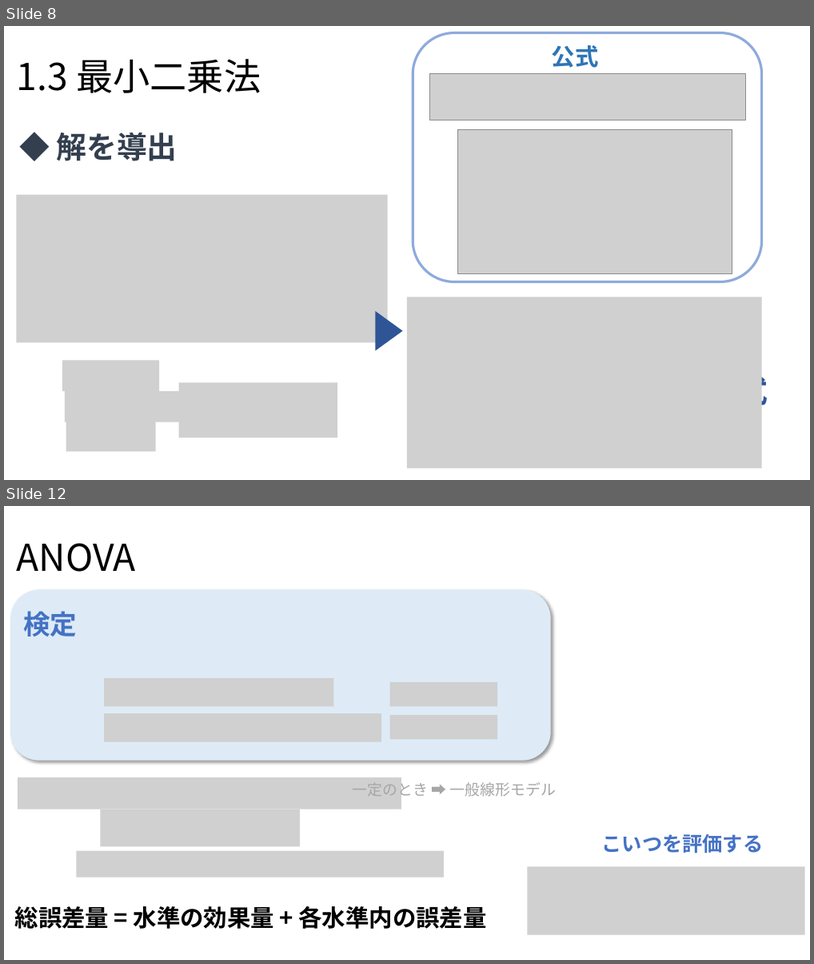
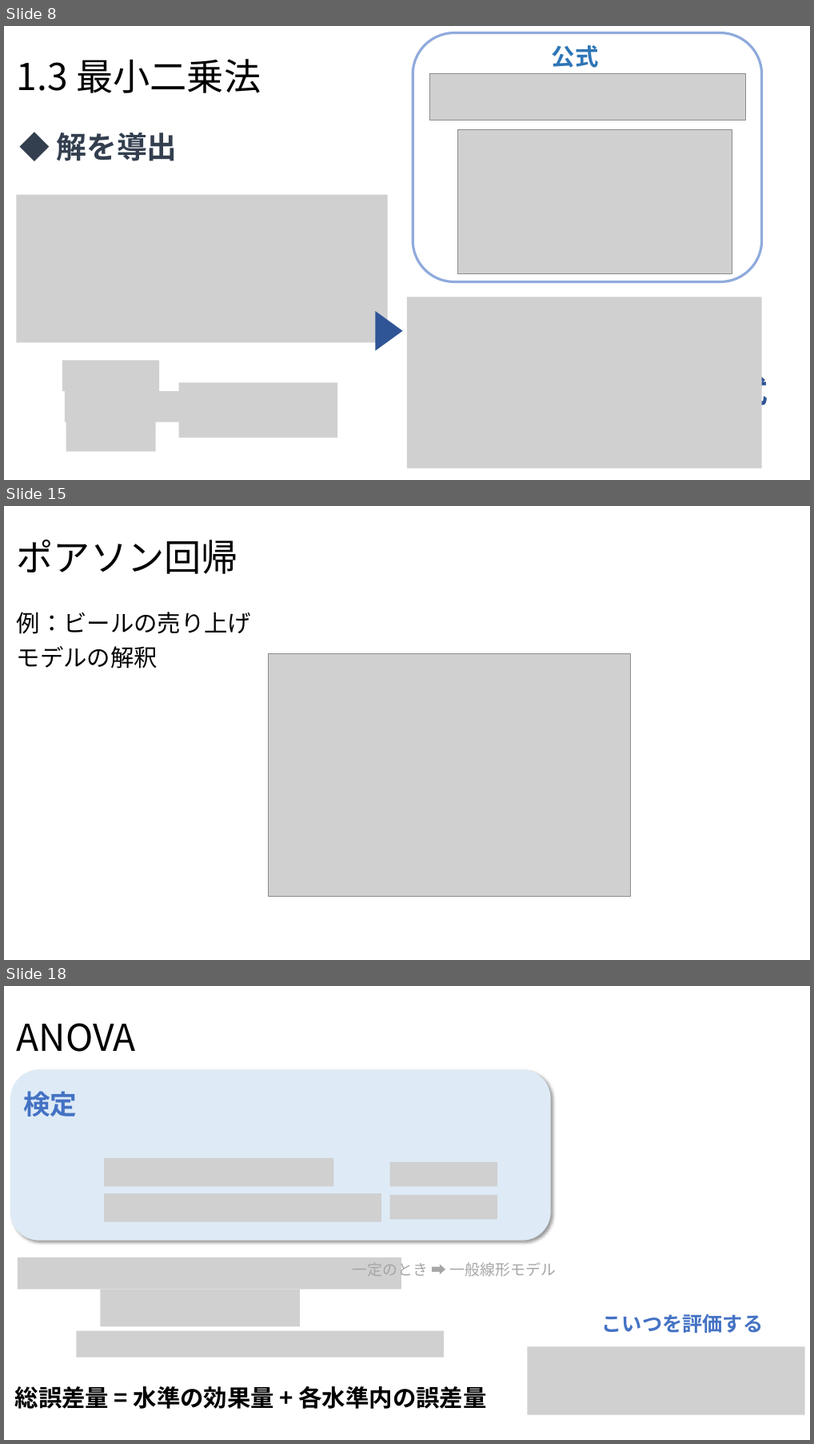
Before and after one commit to Yoshifumi14/stats, a slide deck: statistics2.pptx. Shown one above the other, each under a label of ours: slides 8 and 12 before the commit, slides 8, 15 and 18 after it; the slides between them are not shown. The pictures are 814x964 and 814x1444 pixels, drawn with LibreOffice and Linux fonts; fonts in the diff are those of the drawing; grey boxes stand for pictures. Boxes give left, top, right and bottom in pixels: in the first picture for what was removed or moved away, otherwise in the second. Text is boxed around its words. In the diff, an @@ line names an element or a change of style, - is before the commit and + after.

```diff
--- a/statistics2.pptx
+++ b/statistics2.pptx
@@ slide 15 added at (4,506,810,960), background #FFFFFF @@
@@ title added at (17,540,238,574), 44 pt, text #000000 @@
+ポアソン回帰
@@ text added at (17,612,252,668), 28 pt, text #000000 @@
+例：ビールの売り上げ
+モデルの解釈
@@ picture added at (268,654,631,896) @@
@@ what was slide 12 is now slide 18 @@
```
Also in this commit, not shown: 1 slide changed, 5 other slides added, 9 other files.
